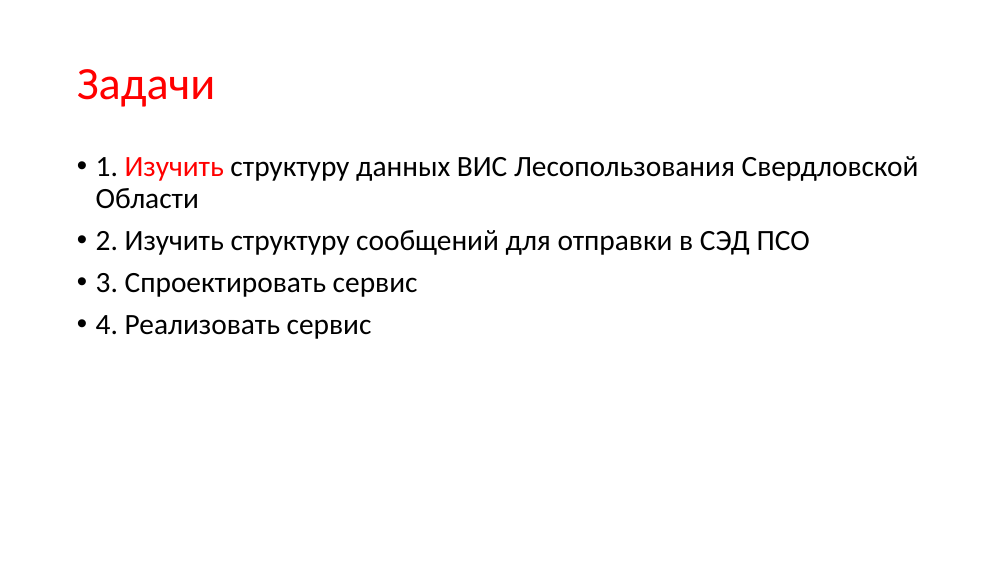
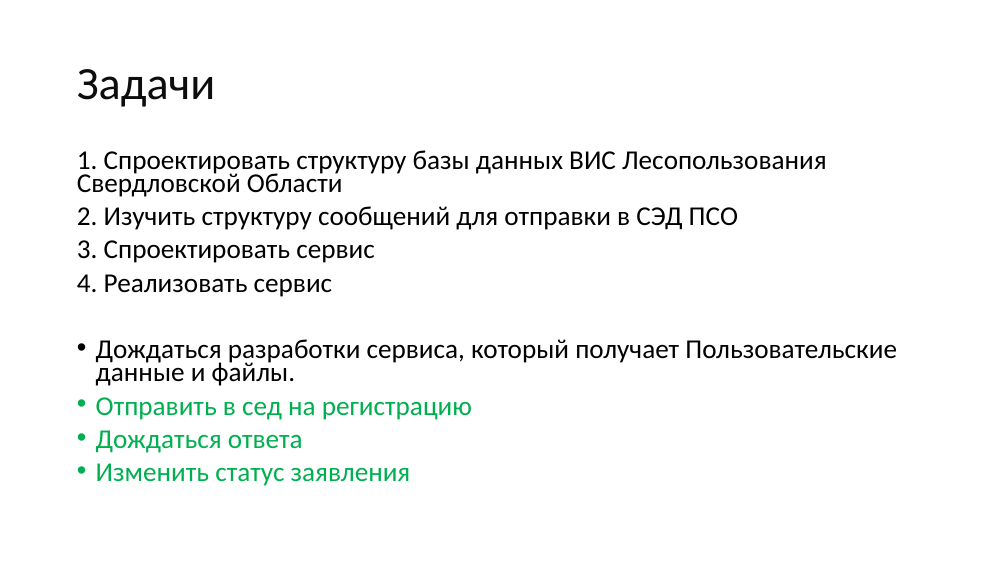
Before and after one commit to mcdodik20008/docs, a slide deck: slide 6 of Презентация.pptx. Drawn at 1008x567 pixels with LibreOffice and Linux fonts; fonts in the diff are those of the drawing. Boxes give left, top, right and bottom in pixels: in the first picture for what was removed or moved away, otherwise in the second. Text is boxed around its words. In the diff, an @@ line names an element or a change of style, - is before the commit and + after.

Commit message:
Перерисовал бпмн + задачи

```diff
--- a/Презентация.pptx
+++ b/Презентация.pptx
@@ title "Задачи" at bbox=[77, 69, 215, 107]: text colour #FF0000 to #0D0D0D @@
@@ text at bbox=[77, 150, 827, 197]: text changed; size 28 to 25.9 pt @@
-• 1. Изучить структуру данных ВИС Лесопользования Свердловской Области
+1. Спроектировать структуру базы данных ВИС Лесопользования Свердловской Области
@@ text at bbox=[77, 206, 738, 297]: size 28 to 25.9 pt in "2. Изучить структуру сообщений для отправки в ...", "3. Спроектировать сервис", "4. Реализовать сервис"; bullet • to none; line spacing 0.9 to 0.7 @@
@@ text at bbox=[96, 339, 897, 486]: paragraphs added @@
+• Дождаться разработки сервиса, который получает Пользовательские данные и файлы.
+• Отправить в сед на регистрацию
+• Дождаться ответа
+• Изменить статус заявления
```
Also in this commit, not shown: 2 other slides changed, 1 other file.
